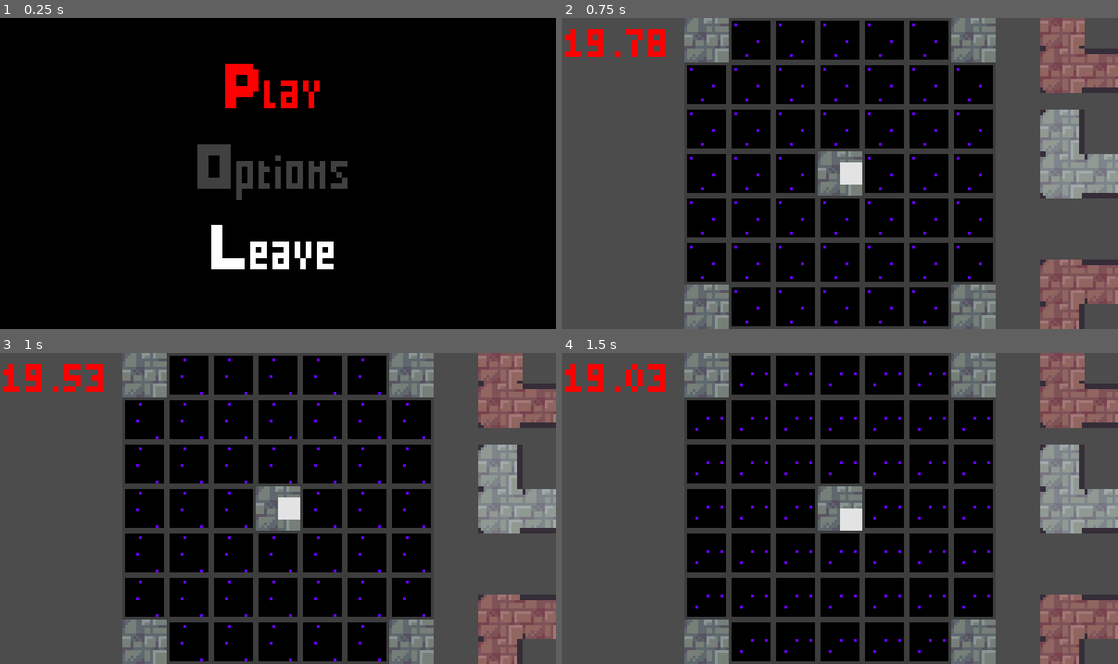
Above: before the commit, frames 1-4 (two rows, left to right).
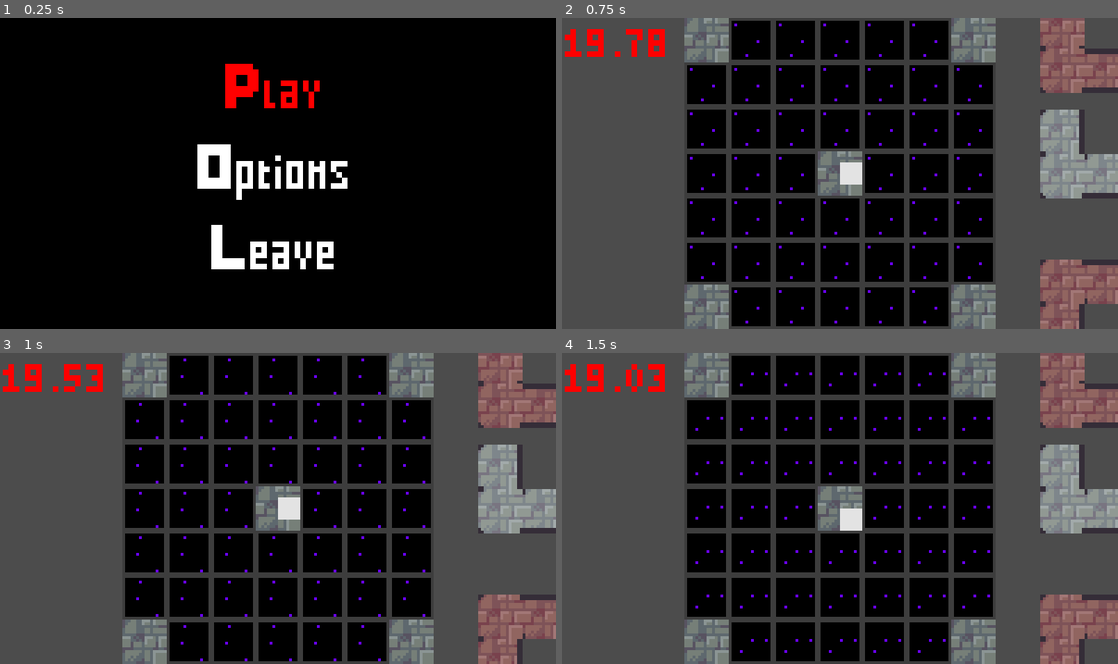
Above: after the commit, the same moments.

Repository: MrBSmith/Global2020
Game: Godot game, scene res://Scenes/GUI/Menus/ScreenTitle/ScreenTitle.tscn
Two runs of this game, one before a commit and one after it. Both use one fixed random seed, a clock stepped at 60 frames per second and the inputs below.
Inputs (mouse positions are in pixels of both pictures, inside the frame that each line leads up to):
- Up to frame 1 (0.25 s): no input
- Up to frame 2 (0.75 s): tap Enter (ui_accept) at 0.5, 0.6 s; move the mouse to (962, 157) at 0.52 s; hold Right (ui_right) from 0.53 s (still down)
- Up to frame 3 (1 s): keep holding Right (ui_right); tap Enter (ui_accept) at 0.77 s
- Up to frame 4 (1.5 s): tap Enter (ui_accept) at 1.07 s; move the mouse to (1062, 405) at 1.27 s; release Right (ui_right) at 1.28 s; hold Down (ui_down) from 1.28 s (still down); click (1062, 405) at 1.35 s

The runs differ from the first frame. In frame 1, 1.8% of the frame differs, in the area x 35-63%, y 40-59%; in frame 2, nothing differs; in frame 3, nothing differs; in frame 4, nothing differs.

Commit message:
Sound volume menu

Diff:
--- a/Global/Autoloads/SCENES.gd
+++ b/Global/Autoloads/SCENES.gd
@@ -1,6 +1,8 @@
 extends Node
 
 onready var gameover = preload("res://Scenes/GUI/Menus/LoseMenu/GameOver.tscn")
+onready var screen_title = preload("res://Scenes/GUI/Menus/ScreenTitle/ScreenTitle.tscn")
+onready var sound_menu = preload("res://Scenes/GUI/Menus/SoundMenu/SoundMenu.tscn")
 onready var game = preload("res://Scenes/Game/Game.tscn")
 
 var scene_transitioning : bool = false
--- a/Scenes/GUI/Menus/ScreenTitle/Options.gd
+++ b/Scenes/GUI/Menus/ScreenTitle/Options.gd
@@ -1,5 +1,4 @@
 extends MenuOptionsBase
 
 func options_action():
-	#TO DO : Go to option screen
-	pass
+	var _err = get_tree().change_scene_to(SCENES.sound_menu)
--- a/Scenes/GUI/Menus/ScreenTitle/ScreenTitle.tscn
+++ b/Scenes/GUI/Menus/ScreenTitle/ScreenTitle.tscn
@@ -64,6 +64,7 @@
 align = 1
 valign = 1
 script = ExtResource( 5 )
+_clickable = true
 
 [node name="Quit" type="Label" parent="HBoxContainer/V_OptContainer" index="2"]
 margin_top = 60.0
--- /dev/null
+++ b/Scenes/GUI/Menus/SoundMenu/SoundMenu.gd
@@ -0,0 +1,27 @@
+extends Control
+
+onready var music_slider_node = $MusicSlider
+onready var sounds_slider_node = $SoundsSlider
+
+onready var music_bus_id = AudioServer.get_bus_index("Music")
+onready var sounds_bus_id = AudioServer.get_bus_index("Sounds")
+
+func _ready():
+	music_slider_node.set_value(db2linear(AudioServer.get_bus_volume_db(music_bus_id)))
+	sounds_slider_node.set_value(db2linear(AudioServer.get_bus_volume_db(sounds_bus_id)))
+
+	music_slider_node.connect("value_changed", self, "on_music_value_changed")
+	sounds_slider_node.connect("value_changed", self, "on_sounds_value_changed")
+
+
+func on_music_value_changed(value : float):
+	AudioServer.set_bus_volume_db(music_bus_id, linear2db(value))
+
+
+func on_sounds_value_changed(value : float):
+	AudioServer.set_bus_volume_db(sounds_bus_id, linear2db(value))
+
+
+func _input(_event : InputEvent):
+	if Input.is_action_just_pressed("ui_cancel"):
+		var _err = get_tree().change_scene_to(SCENES.screen_title)
--- /dev/null
+++ b/Scenes/GUI/Menus/SoundMenu/SoundMenu.tscn
@@ -0,0 +1,81 @@
+[gd_scene load_steps=4 format=2]
+
+[ext_resource path="res://Scenes/GUI/Menus/SoundMenu/SoundMenu.gd" type="Script" id=1]
+[ext_resource path="res://Scenes/GUI/Menus/MenuBase.tscn" type="PackedScene" id=2]
+[ext_resource path="res://Global/Fonts/BoldCapsPixel.tres" type="DynamicFont" id=3]
+
+[node name="SoundMenu" instance=ExtResource( 2 )]
+script = ExtResource( 1 )
+
+[node name="ColorRect" type="ColorRect" parent="." index="0"]
+anchor_right = 1.0
+anchor_bottom = 1.0
+color = Color( 0, 0, 0, 1 )
+__meta__ = {
+"_edit_lock_": true,
+"_edit_use_anchors_": false
+}
+
+[node name="MusicSlider" type="HSlider" parent="." index="3"]
+anchor_left = 0.5
+anchor_top = 0.5
+anchor_right = 0.5
+anchor_bottom = 0.5
+margin_left = 20.1855
+margin_top = -30.4881
+margin_right = 84.1855
+margin_bottom = -14.4881
+max_value = 1.0
+step = 0.1
+value = 1.0
+scrollable = false
+__meta__ = {
+"_edit_use_anchors_": false
+}
+
+[node name="Label" type="Label" parent="MusicSlider" index="0"]
+margin_left = -114.666
+margin_top = -12.7248
+margin_right = -6.66669
+margin_bottom = 25.2752
+custom_fonts/font = ExtResource( 3 )
+custom_constants/shadow_offset_x = 0
+custom_constants/line_spacing = 0
+text = "MUSIC"
+align = 1
+valign = 1
+__meta__ = {
+"_edit_use_anchors_": false
+}
+
+[node name="SoundsSlider" type="HSlider" parent="." index="4"]
+anchor_left = 0.5
+anchor_top = 0.5
+anchor_right = 0.5
+anchor_bottom = 0.5
+margin_left = 21.1129
+margin_top = 12.9275
+margin_right = 83.1129
+margin_bottom = 28.9275
+max_value = 1.0
+step = 0.1
+value = 1.0
+scrollable = false
+__meta__ = {
+"_edit_use_anchors_": false
+}
+
+[node name="Label2" type="Label" parent="SoundsSlider" index="0"]
+margin_left = -126.402
+margin_top = -13.6493
+margin_right = -0.402176
+margin_bottom = 24.3507
+custom_fonts/font = ExtResource( 3 )
+custom_constants/shadow_offset_x = 0
+custom_constants/line_spacing = 0
+text = "SOUNDS"
+align = 1
+valign = 1
+__meta__ = {
+"_edit_use_anchors_": false
+}
--- a/Scenes/Game/Game.tscn
+++ b/Scenes/Game/Game.tscn
@@ -38,16 +38,20 @@
 
 [node name="Base" parent="Music" instance=ExtResource( 9 )]
 stream = ExtResource( 7 )
+bus = "Music"
 
 [node name="Slow" parent="Music" instance=ExtResource( 9 )]
 stream = ExtResource( 4 )
+bus = "Music"
 
 [node name="Medium" parent="Music" instance=ExtResource( 9 )]
 stream = ExtResource( 6 )
 volume_db = 5.0
+bus = "Music"
 
 [node name="Fast" parent="Music" instance=ExtResource( 9 )]
 stream = ExtResource( 5 )
+bus = "Music"
 
 [node name="GUI" type="Node2D" parent="."]
 z_index = 999
--- a/default_bus_layout.tres
+++ b/default_bus_layout.tres
@@ -1,4 +1,15 @@
 [gd_resource type="AudioBusLayout" format=2]
 
 [resource]
-bus/0/mute = true
+bus/1/name = "Music"
+bus/1/solo = false
+bus/1/mute = false
+bus/1/bypass_fx = false
+bus/1/volume_db = 0.0
+bus/1/send = "Master"
+bus/2/name = "Sounds"
+bus/2/solo = false
+bus/2/mute = false
+bus/2/bypass_fx = false
+bus/2/volume_db = 0.0
+bus/2/send = "Master"
